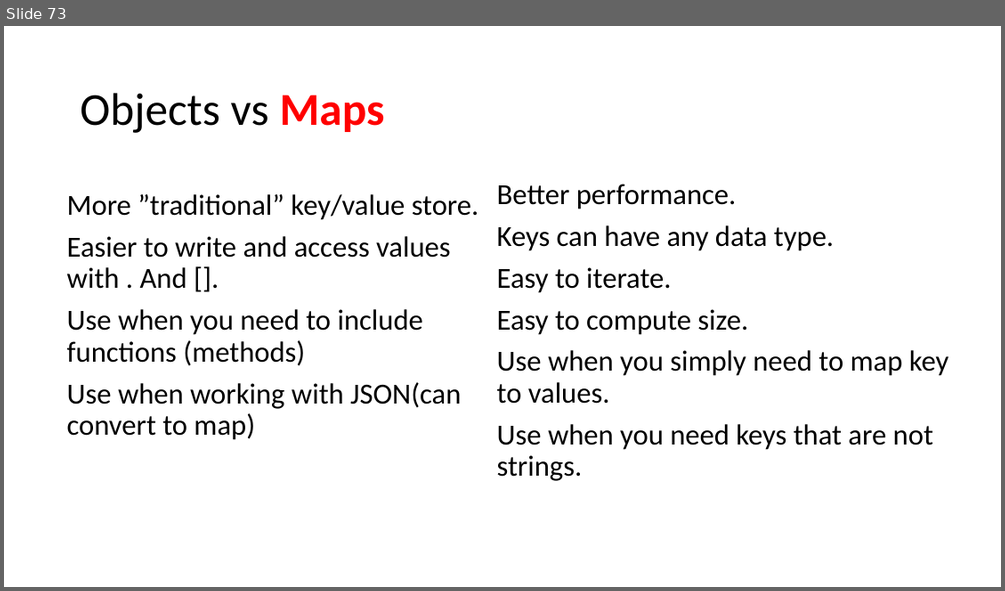
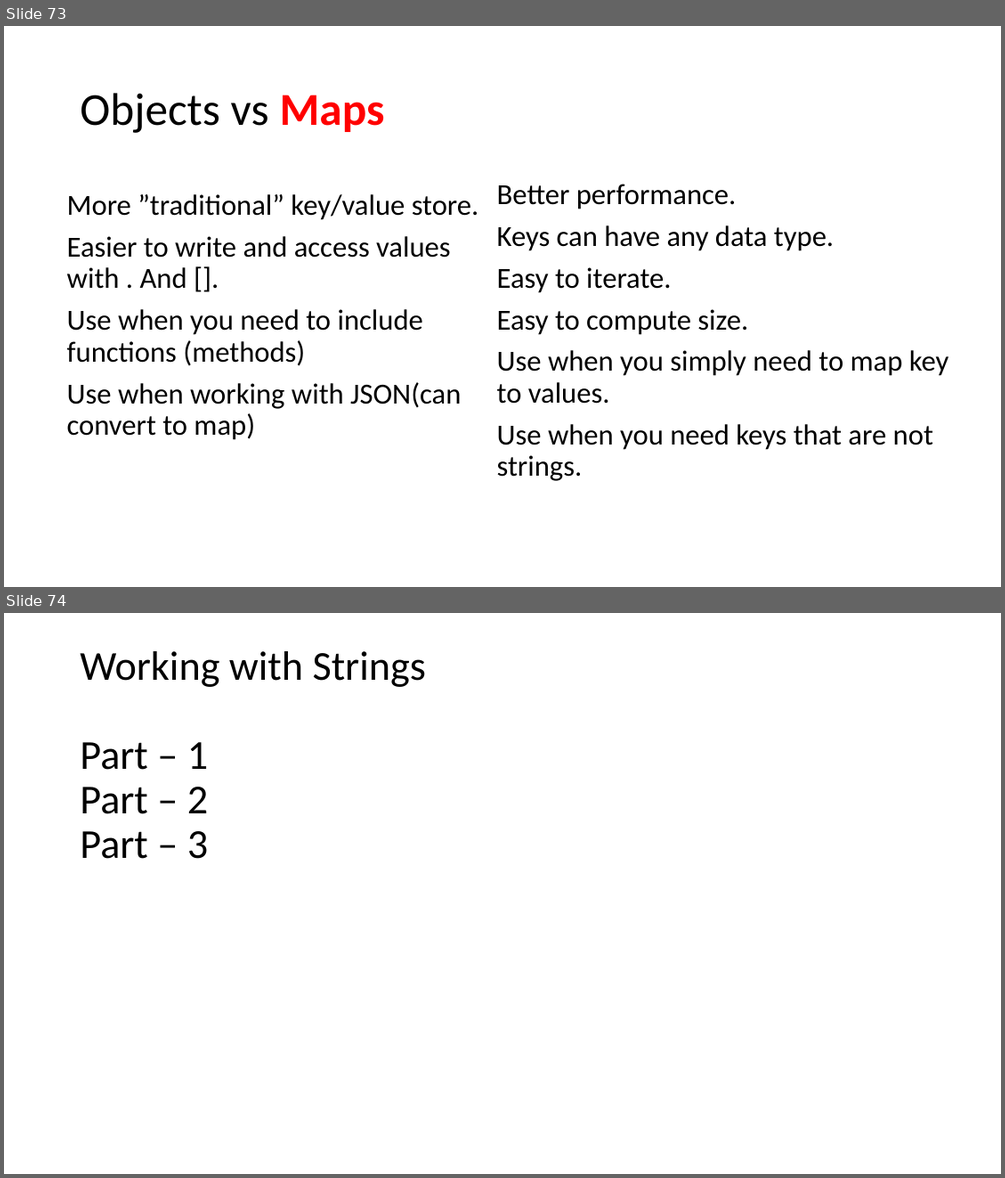
Before and after one commit to PiyushChaturvedii/Batch05, a slide deck: JavaScript.pptx. Shown one above the other, each under a label of ours: slide 73 before the commit, slides 73 and 74 after it. The pictures are 1005x591 and 1005x1178 pixels, drawn with LibreOffice and Linux fonts; fonts in the diff are those of the drawing. Boxes give left, top, right and bottom in pixels: in the first picture for what was removed or moved away, otherwise in the second. Text is boxed around its words. In the diff, an @@ line names an element or a change of style, - is before the commit and + after.

```diff
--- a/JavaScript.pptx
+++ b/JavaScript.pptx
@@ slide 74 added at (4,613,1001,1174), background #FFFFFF @@
@@ title added at (80,651,426,859), 39.6 pt, text #000000 @@
+Working with Strings
+Part – 1
+Part – 2
+Part – 3
```
Also in this commit, not shown: 7 other slides added, 19 other files.
